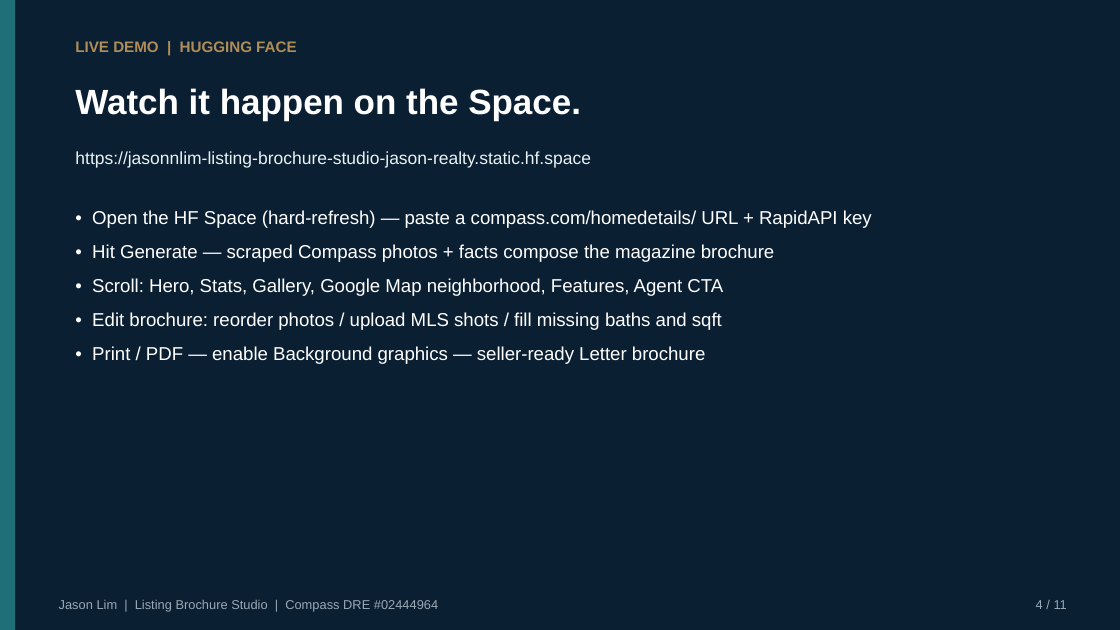
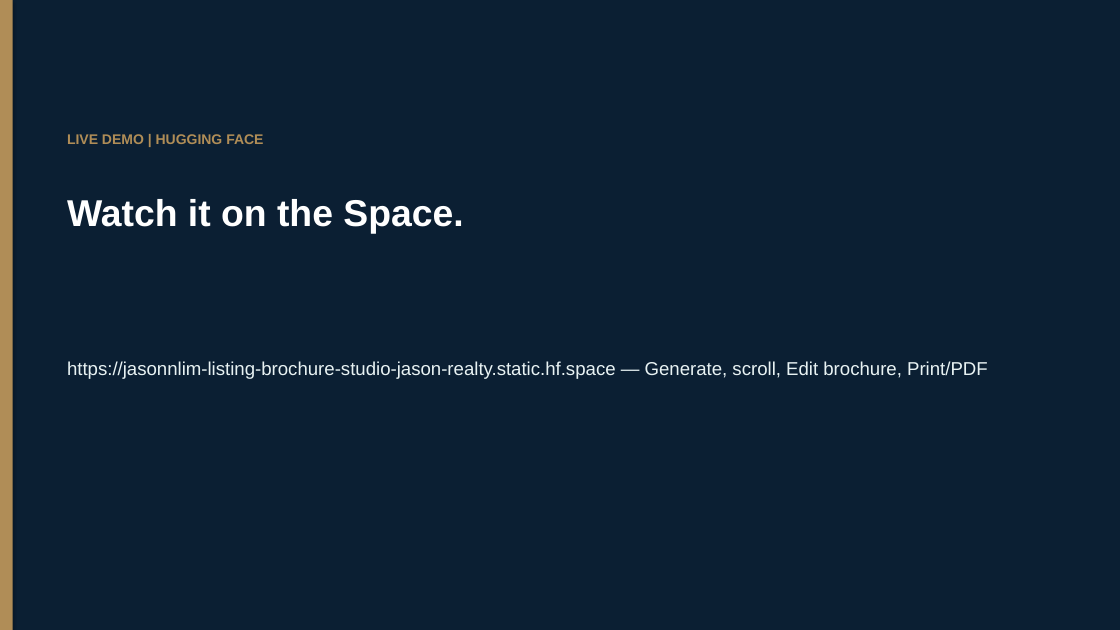
Before and after one commit to jhhlim/LLMFundamentals, a slide deck: slide 4 of Jason_Lim_Project_Notes_Demo_10min_VC_Pitch_Keynote.pptx. Drawn at 1120x630 pixels with LibreOffice and Linux fonts; fonts in the diff are those of the drawing. Boxes give left, top, right and bottom in pixels: in the first picture for what was removed or moved away, otherwise in the second. Text is boxed around its words. In the diff, an @@ line names an element or a change of style, - is before the commit and + after.

```diff
--- a/Jason_Lim_Project_Notes_Demo_10min_VC_Pitch_Keynote.pptx
+++ b/Jason_Lim_Project_Notes_Demo_10min_VC_Pitch_Keynote.pptx
@@ rectangle at (x1=0, y1=0, x2=1120, y2=630): shadow on @@
@@ rectangle at (x1=0, y1=0, x2=13, y2=630): fill #1F6F78 to #B08D57; shadow on @@
@@ text "LIVE DEMO | HUGGING FACE" moved from (x1=75, y1=41, x2=296, y2=52) to (x1=67, y1=134, x2=263, y2=144) @@
@@ text "LIVE DEMO | HUGGING FACE" at (x1=67, y1=134, x2=263, y2=144): size 13 to 12 pt; less space between paragraphs @@
@@ text at (x1=67, y1=199, x2=463, y2=233): text changed; size 30 to 32 pt @@
-Watch it happen on the Space.
+Watch it on the Space.
@@ text removed at (x1=92, y1=210, x2=872, y2=364) @@
-• Open the HF Space (hard-refresh) — paste a compass.com/homedetails/ URL + RapidAPI key
-• Hit Generate — scraped Compass photos + facts compose the magazine brochure
-• Scroll: Hero, Stats, Gallery, Google Map neighborhood, Features, Agent CTA
-• Edit brochure: reorder photos / upload MLS shots / fill missing baths and sqft
-• Print / PDF — enable Background graphics — seller-ready Letter brochure
@@ text at (x1=67, y1=361, x2=988, y2=379): text changed; size 15 to 16 pt @@
-https://jasonnlim-listing-brochure-studio-jason-realty.static.hf.space
+https://jasonnlim-listing-brochure-studio-jason-realty.static.hf.space — Generate, scroll, Edit brochure, Print/PDF
@@ text removed at (x1=59, y1=600, x2=438, y2=612) @@
-Jason Lim | Listing Brochure Studio | Compass DRE #02444964
@@ text removed at (x1=1036, y1=600, x2=1067, y2=609) @@
-4 / 11
```
Also in this commit, not shown: 9 other slides changed, 1 slide added, 1 slide removed, 3 other files.
